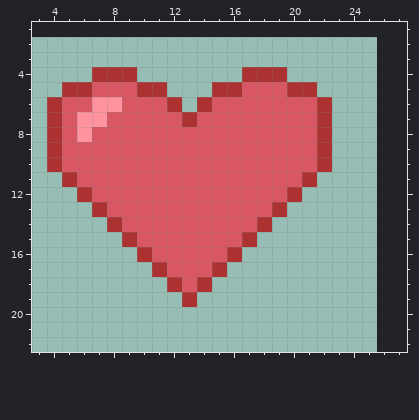
Pixel-art sprite: Assets/Tiles/Heart.png. The first picture shows the starting point.
The file is 25x25 pixels. Shown: x 3..27, y 1..22. The old version is drawn lined up with the new one, on the new canvas.
Now the later version:
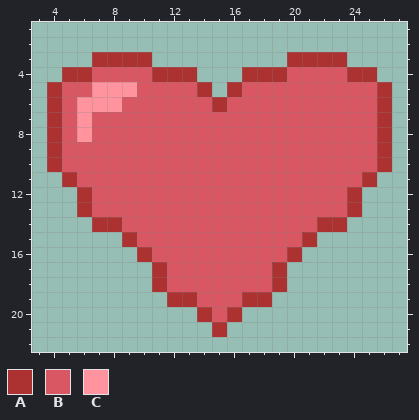
Palette (. is transparent): A #ac3232  B #d95763  C #ff949e
Difference:
canvas 25x25 -> 32x32, the old top-left corner now at 1,2
@@ x 3..27 @@
  2 .........................
- 3 .........................
- 4 ....AAA.......AAA........
- 5 ..AABBBAA...AABBBAA......
- 6 .ABBCCBBBA.ABBBBBBBA.....
- 7 .ABCCBBBBBABBBBBBBBA.....
- 8 .ABCBBBBBBBBBBBBBBBA.....
- 9 .ABBBBBBBBBBBBBBBBBA.....
-10 .ABBBBBBBBBBBBBBBBBA.....
-11 ..ABBBBBBBBBBBBBBBA......
-12 ...ABBBBBBBBBBBBBA.......
-13 ....ABBBBBBBBBBBA........
-14 .....ABBBBBBBBBA.........
-15 ......ABBBBBBBA..........
-16 .......ABBBBBA...........
-17 ........ABBBA............
-18 .........ABA.............
-19 ..........A..............
-20 .........................
-21 .........................
+ 3 ....AAAA.........AAAA....
+ 4 ..AABBBBAAA...AAABBBBAA..
+ 5 .ABBCCCBBBBA.ABBBBBBBBBA.
+ 6 .ABCCCBBBBBBABBBBBBBBBBA.
+ 7 .ABCBBBBBBBBBBBBBBBBBBBA.
+ 8 .ABCBBBBBBBBBBBBBBBBBBBA.
+ 9 .ABBBBBBBBBBBBBBBBBBBBBA.
+10 .ABBBBBBBBBBBBBBBBBBBBBA.
+11 ..ABBBBBBBBBBBBBBBBBBBA..
+12 ...ABBBBBBBBBBBBBBBBBA...
+13 ...ABBBBBBBBBBBBBBBBBA...
+14 ....AABBBBBBBBBBBBBAA....
+15 ......ABBBBBBBBBBBA......
+16 .......ABBBBBBBBBA.......
+17 ........ABBBBBBBA........
+18 ........ABBBBBBBA........
+19 .........AABBBAA.........
+20 ...........ABA...........
+21 ............A............
 22 .........................
Changed places in both pictures, as pixel boxes (x1, y1, x2, y2):
changed: (47, 52, 392, 337)
